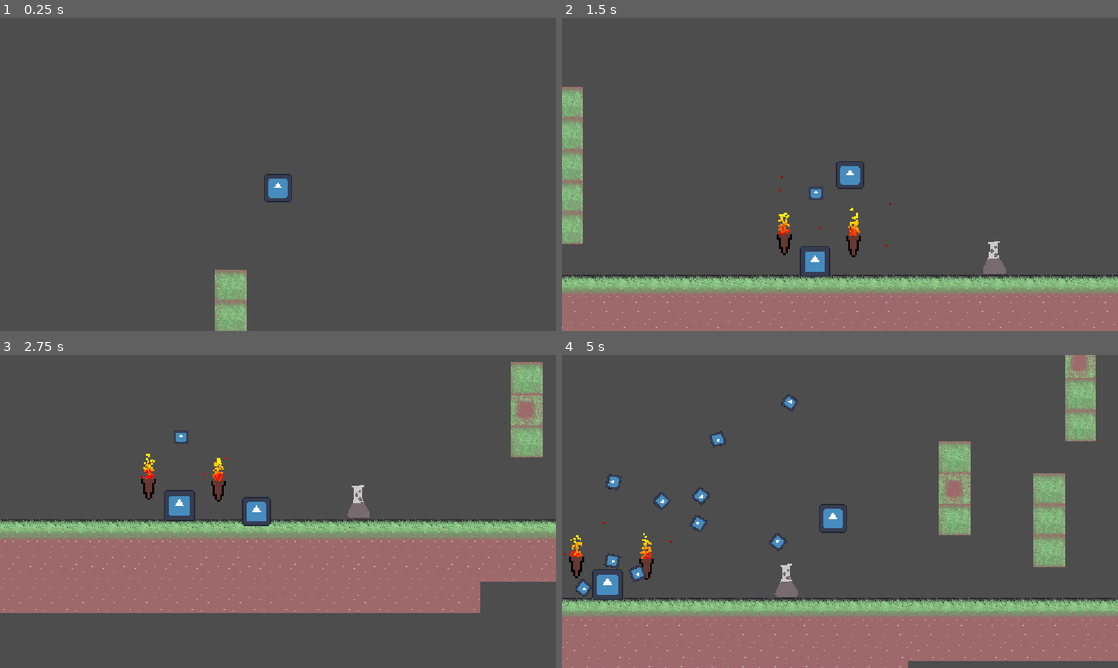
Above: before the commit, frames 1-4 (two rows, left to right).
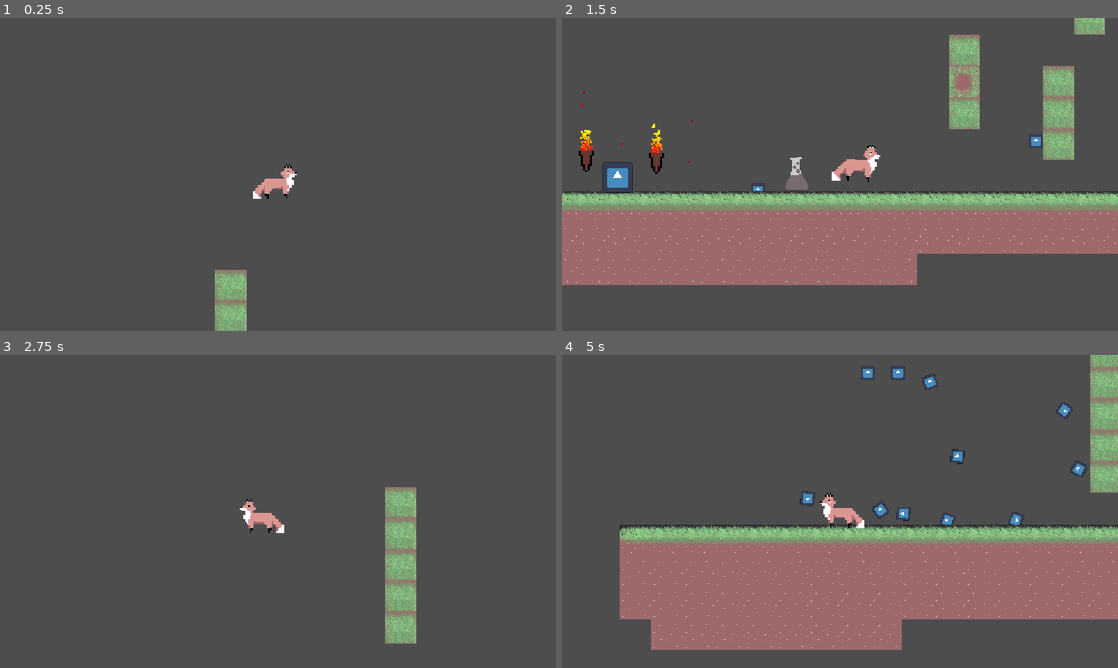
Above: after the commit, the same moments.

Repository: skueee/jame-gam-26
Game: Godot game, scene res://main.tscn
Same seed, same stepped clock (60 frames per second), same inputs: the game is played once before the commit and once after it. The engine's default icon, where the game draws it, is replaced by a stand-in: a white triangle on a blue panel in a dark square.
Inputs (mouse positions are in pixels of both pictures, inside the frame that each line leads up to):
- Up to frame 1 (0.25 s): no input
- Up to frame 2 (1.5 s): tap Enter at 0.5 s; move the mouse to (962, 158) at 0.52 s; hold Right (right) from 0.53 s (still down); tap Up (up) at 0.6, 0.77, 1.07 s; click (962, 158) at 0.67 s; move the mouse to (728, 190) at 1.27 s; tap Shift (bridge) at 1.35 s
- Up to frame 3 (2.75 s): tap Up (up) at 1.52, 1.55, 1.82, 2.3 s; move the mouse to (333, 442) at 2.02 s; release Right (right) at 2.03 s; hold Left (left) from 2.03 s (still down); tap Space (continue) at 2.1 s
- Up to frame 4 (5 s): move the mouse to (812, 574) at 2.77 s; release Left (left) at 2.78 s; hold Right (right) 2.78-4.28 s; tap Down (shield) at 2.85 s; click (812, 574) at 2.92 s; tap Up (up) at 3.02, 3.05, 3.32, 3.77, 3.8, 4.07, 4.52, 4.55, 4.82 s; move the mouse to (1006, 558) at 3.52 s; tap Q (throw) at 3.6 s; move the mouse to (673, 464) at 4.27 s; hold Left (left) from 4.28 s (still down); tap Alt at 4.35 s

The runs differ from the first frame. In frame 1, 0.5% of the frame differs, in the area x 45-54%, y 46-59%; in frame 2, 48%, in the area x 0-100%, y 0-100%; in frame 3, 32%; in frame 4, 44%.

Commit message:
Added fox sprite and (temporary?) death animation

Diff:
--- a/assets/potion/potion.gd
+++ b/assets/potion/potion.gd
@@ -9,6 +9,7 @@
 func _on_body_entered(body: Node2D) -> void:
 	if body.name == "player":
 		body.shrink_percent = 0
+		body.die()
 
 
 func done():
--- a/player.gd
+++ b/player.gd
@@ -55,6 +55,7 @@
 	direction = Input.get_axis("left", "right")
 	if direction:
 		last_direction = direction
+		$Sprite2D.flip_h = direction < 0
 	if Input.is_action_just_pressed("up"):
 		if is_on_floor():
 			jump = true
@@ -133,4 +134,6 @@
 
 
 func die():
+	$AnimationPlayer.play("die")
+	await $AnimationPlayer.animation_finished
 	get_tree().call_deferred("reload_current_scene")
--- a/player.tscn
+++ b/player.tscn
@@ -1,16 +1,124 @@
 [gd_scene format=3 uid="uid://br7ggdqod8yod"]
 
-[ext_resource type="Texture2D" uid="uid://1v7kurpovumq" path="res://icon.svg" id="1_4flbx"]
 [ext_resource type="Script" uid="uid://4jwet6rufjd6" path="res://player.gd" id="1_onrkg"]
+[ext_resource type="Texture2D" uid="uid://cl6tjg4xxqva0" path="res://assets/player/player.png" id="2_onrkg"]
 
 [sub_resource type="RectangleShape2D" id="RectangleShape2D_ukc20"]
-size = Vector2(13.125, 12.625)
+size = Vector2(20.75, 17.519531)
+
+[sub_resource type="Animation" id="Animation_onrkg"]
+length = 0.001
+tracks/0/type = "value"
+tracks/0/imported = false
+tracks/0/enabled = true
+tracks/0/path = NodePath("Sprite2D:position")
+tracks/0/interp = 1
+tracks/0/loop_wrap = true
+tracks/0/keys = {
+"times": PackedFloat32Array(0),
+"transitions": PackedFloat32Array(1),
+"update": 0,
+"values": [Vector2(-4.7683716e-07, -3)]
+}
+tracks/1/type = "value"
+tracks/1/imported = false
+tracks/1/enabled = true
+tracks/1/path = NodePath("Sprite2D:rotation")
+tracks/1/interp = 1
+tracks/1/loop_wrap = true
+tracks/1/keys = {
+"times": PackedFloat32Array(0),
+"transitions": PackedFloat32Array(1),
+"update": 0,
+"values": [0.0]
+}
+tracks/2/type = "value"
+tracks/2/imported = false
+tracks/2/enabled = true
+tracks/2/path = NodePath("Sprite2D:scale")
+tracks/2/interp = 1
+tracks/2/loop_wrap = true
+tracks/2/keys = {
+"times": PackedFloat32Array(0),
+"transitions": PackedFloat32Array(1),
+"update": 0,
+"values": [Vector2(0.01614868, 0.01614868)]
+}
+tracks/3/type = "value"
+tracks/3/imported = false
+tracks/3/enabled = true
+tracks/3/path = NodePath("Camera2D:zoom")
+tracks/3/interp = 1
+tracks/3/loop_wrap = true
+tracks/3/keys = {
+"times": PackedFloat32Array(0),
+"transitions": PackedFloat32Array(1),
+"update": 0,
+"values": [Vector2(4, 4)]
+}
+
+[sub_resource type="Animation" id="Animation_i3pqv"]
+resource_name = "die"
+length = 0.7
+tracks/0/type = "value"
+tracks/0/imported = false
+tracks/0/enabled = true
+tracks/0/path = NodePath("Sprite2D:rotation")
+tracks/0/interp = 1
+tracks/0/loop_wrap = true
+tracks/0/keys = {
+"times": PackedFloat32Array(0, 0.13333334, 0.7),
+"transitions": PackedFloat32Array(1.366041, 2.1435478, 1),
+"update": 0,
+"values": [0.0, 0.08726646259971647, 6.2831855]
+}
+tracks/1/type = "value"
+tracks/1/imported = false
+tracks/1/enabled = true
+tracks/1/path = NodePath("Sprite2D:scale")
+tracks/1/interp = 1
+tracks/1/loop_wrap = true
+tracks/1/keys = {
+"times": PackedFloat32Array(0.03333334, 0.1, 0.6666666),
+"transitions": PackedFloat32Array(0.5946035, 2.070531, 1),
+"update": 0,
+"values": [Vector2(0.01614868, 0.01614868), Vector2(0.018, 0.018), Vector2(0, 0)]
+}
+tracks/2/type = "value"
+tracks/2/imported = false
+tracks/2/enabled = true
+tracks/2/path = NodePath("Sprite2D:position")
+tracks/2/interp = 2
+tracks/2/loop_wrap = true
+tracks/2/keys = {
+"times": PackedFloat32Array(0, 0.2, 0.7),
+"transitions": PackedFloat32Array(0.43527535, 1.2745609, 1),
+"update": 0,
+"values": [Vector2(-4.7683716e-07, -3), Vector2(0, -9.085), Vector2(0, -15.15)]
+}
+tracks/3/type = "value"
+tracks/3/imported = false
+tracks/3/enabled = true
+tracks/3/path = NodePath("Camera2D:zoom")
+tracks/3/interp = 1
+tracks/3/loop_wrap = true
+tracks/3/keys = {
+"times": PackedFloat32Array(0, 0.7),
+"transitions": PackedFloat32Array(2.4622896, 1),
+"update": 0,
+"values": [Vector2(4, 4), Vector2(2, 2)]
+}
+
+[sub_resource type="AnimationLibrary" id="AnimationLibrary_hqtel"]
+_data = {
+&"RESET": SubResource("Animation_onrkg"),
+&"die": SubResource("Animation_i3pqv")
+}
 
 [node name="player" type="CharacterBody2D" unique_id=1888012525 groups=["player"]]
 script = ExtResource("1_onrkg")
 gravity = 980
 max_fall = 2000
-ShrinkPercent = 30
 shield_force = 10.0
 
 [node name="Camera2D" type="Camera2D" parent="." unique_id=809773085]
@@ -21,13 +129,19 @@
 position_smoothing_speed = 20.0
 
 [node name="Sprite2D" type="Sprite2D" parent="." unique_id=1349685286]
-scale = Vector2(0.114257805, 0.114257805)
-texture = ExtResource("1_4flbx")
+position = Vector2(-4.7683716e-07, -3)
+scale = Vector2(0.01614868, 0.01614868)
+texture = ExtResource("2_onrkg")
+offset = Vector2(-2.670288e-05, -185.77368)
 
 [node name="CollisionShape2D" type="CollisionShape2D" parent="." unique_id=1750728536]
+position = Vector2(-2.375, -2.7597656)
 shape = SubResource("RectangleShape2D_ukc20")
 
 [node name="Timer" type="Timer" parent="." unique_id=1033359897]
 
 [node name="Timer2" type="Timer" parent="." unique_id=80709999]
 wait_time = 5.0
+
+[node name="AnimationPlayer" type="AnimationPlayer" parent="." unique_id=1626688477]
+libraries/ = SubResource("AnimationLibrary_hqtel")
Binary file added: assets/player/player.png
Not shown, added: assets/player/player.png.import
